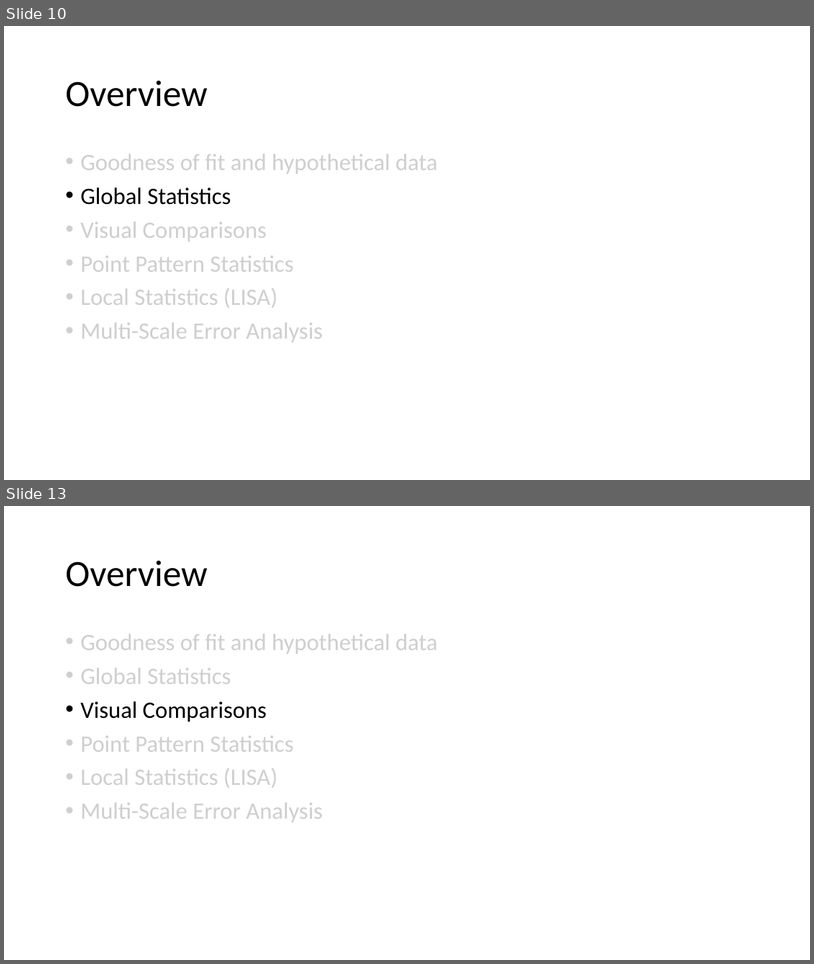
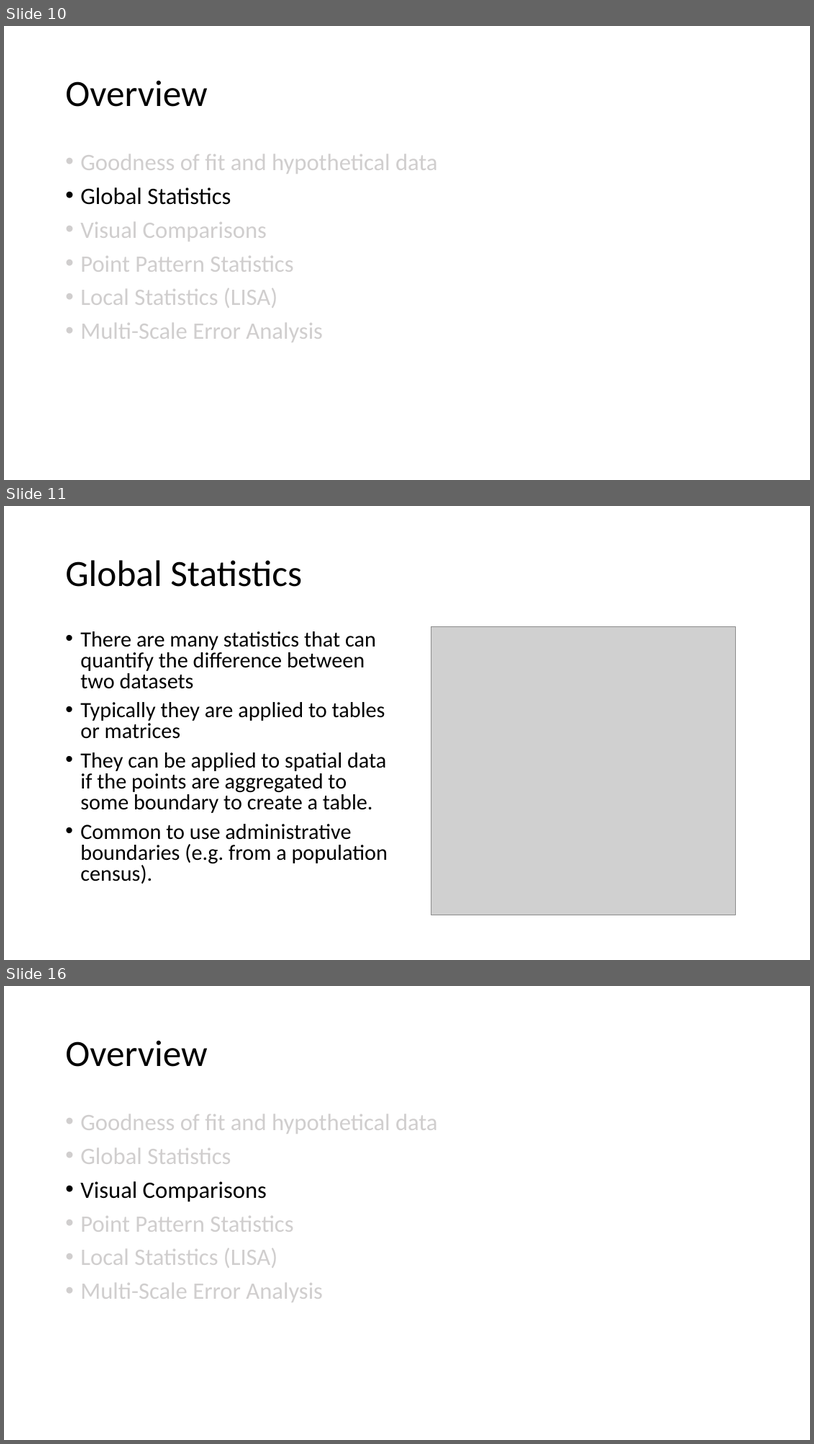
Before and after one commit to abmgis/abmgis, a slide deck: Chapter09-SpatialStatistics/Chapter9.pptx. Shown one above the other, each under a label of ours: slides 10 and 13 before the commit, slides 10, 11 and 16 after it; the slides between them are not shown. The pictures are 814x964 and 814x1444 pixels, drawn with LibreOffice and Linux fonts; fonts in the diff are those of the drawing; grey boxes stand for pictures. Boxes give left, top, right and bottom in pixels: in the first picture for what was removed or moved away, otherwise in the second. Text is boxed around its words. In the diff, an @@ line names an element or a change of style, - is before the commit and + after.

```diff
--- a/Chapter09-SpatialStatistics/Chapter9.pptx
+++ b/Chapter09-SpatialStatistics/Chapter9.pptx
@@ slide 11 added at box(4, 506, 810, 960), background #FFFFFF @@
@@ title added at box(65, 560, 302, 587), 44 pt, text #000000 @@
+Global Statistics
@@ text added at box(80, 631, 388, 883), 25.9 pt, text #000000 @@
+• There are many statistics that can quantify the difference between two datasets
+• Typically they are applied to tables or matrices
+• They can be applied to spatial data if the points are aggregated to some boundary to create a table.
+• Common to use administrative boundaries (e.g. from a population census).
@@ picture added at box(431, 627, 736, 915) @@
@@ what was slide 13 is now slide 16 @@
```
Also in this commit, not shown: 6 other slides added, 4 slides removed, 6 other files.
